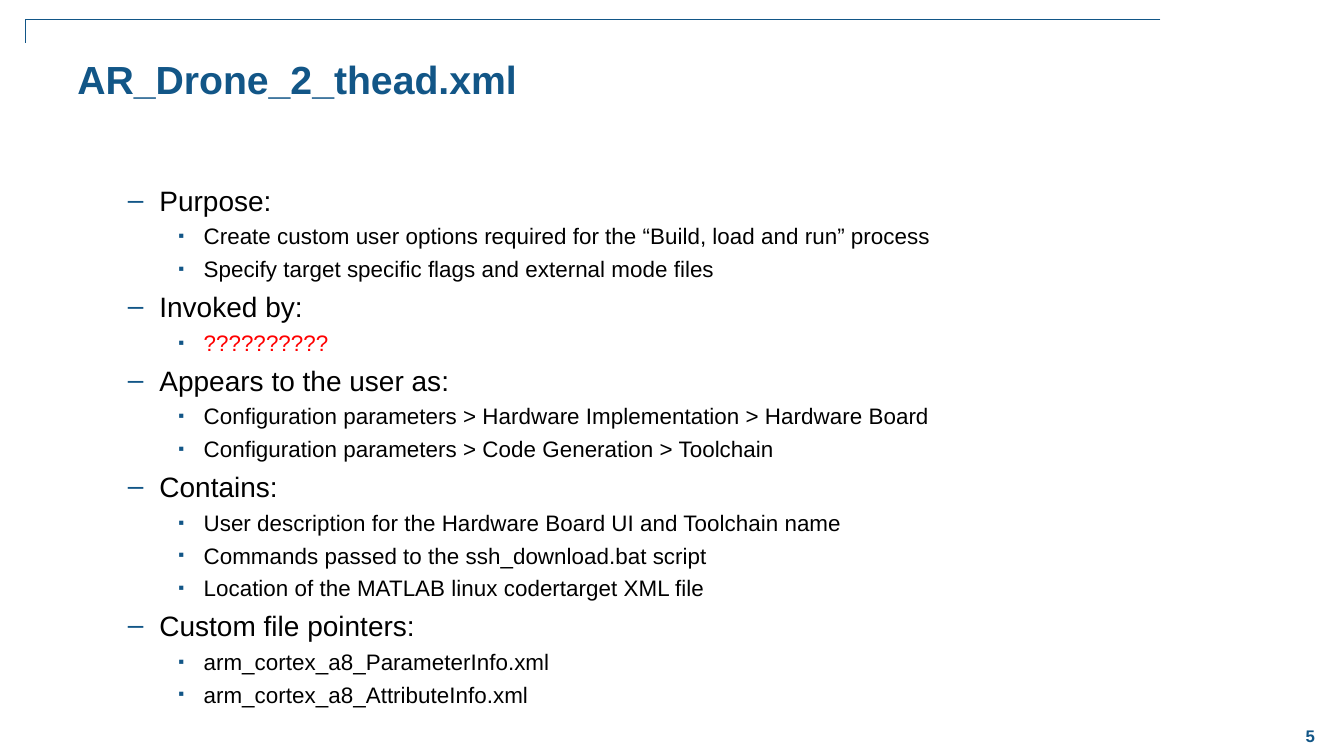
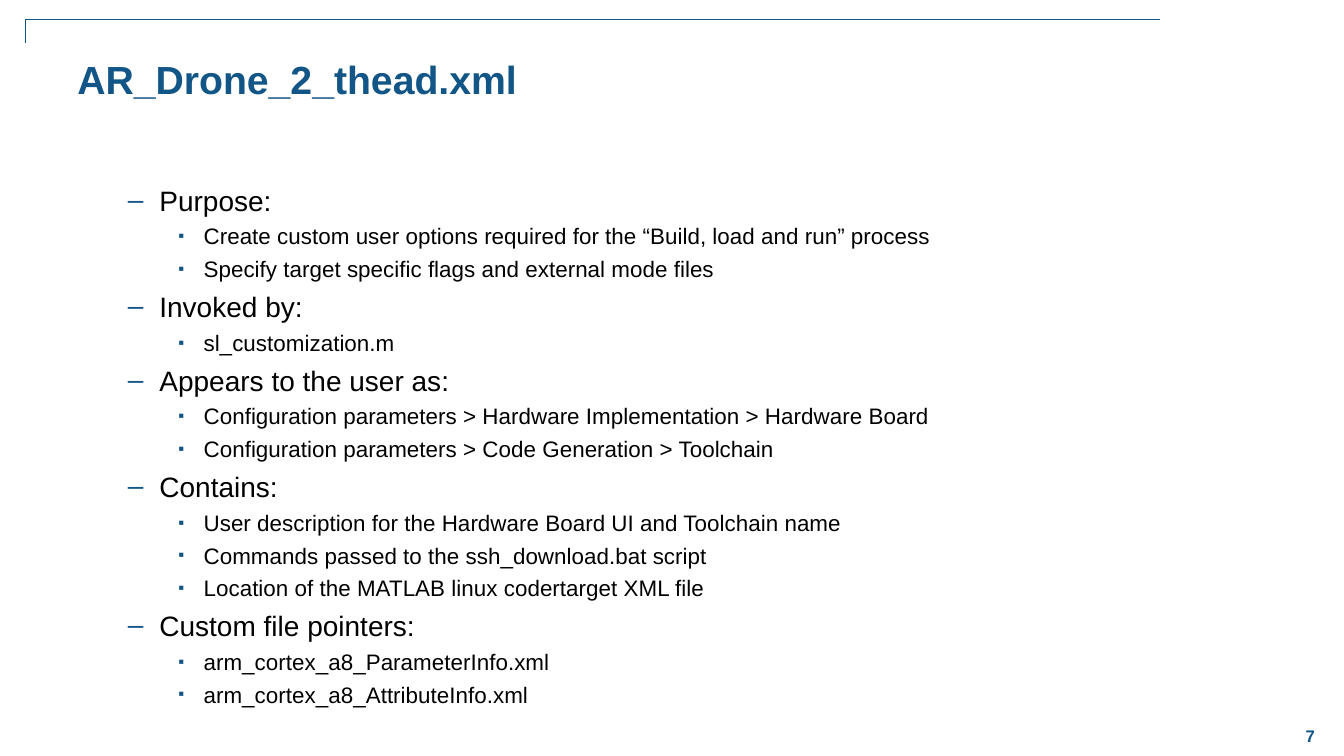
Before and after one commit to darenlee/SimulinkARDroneTarget, a slide deck: slide 7 of Docs/Generating code for the AR Drone 2.pptx (slide 5 before the commit). Drawn at 1344x756 pixels with LibreOffice and Linux fonts; fonts in the diff are those of the drawing; background and template pictures are left out. Boxes give left, top, right and bottom in pixels: in the first picture for what was removed or moved away, otherwise in the second. Text is boxed around its words. In the diff, an @@ line names an element or a change of style, - is before the commit and + after.

```diff
--- a/Docs/Generating code for the AR Drone 2.pptx
+++ b/Docs/Generating code for the AR Drone 2.pptx
@@ text at (x1=204, y1=334, x2=395, y2=356): text changed; text colour #FF0000 to #000000 @@
-    ▪ ??????????
+    ▪ sl_customization.m
@@ page number at (x1=1306, y1=730, x2=1315, y2=742): text changed @@
-5
+7
```
Also in this commit, not shown: 2 other slides changed, 3 slides added, 30 other files.
